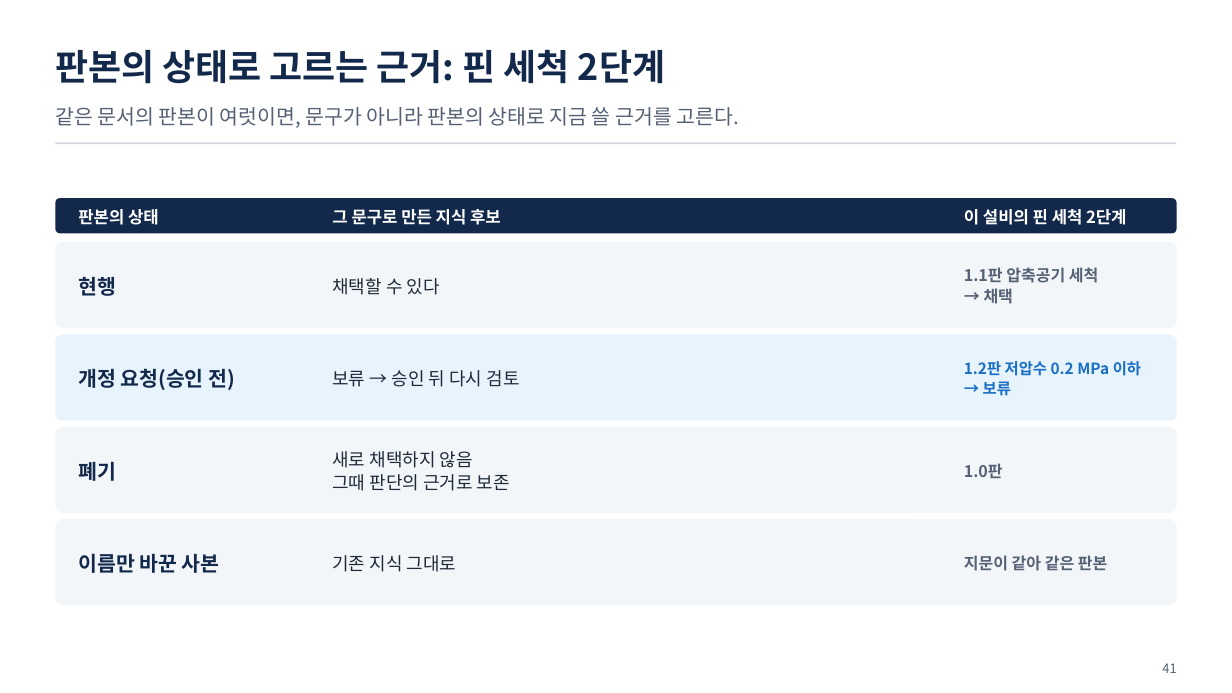
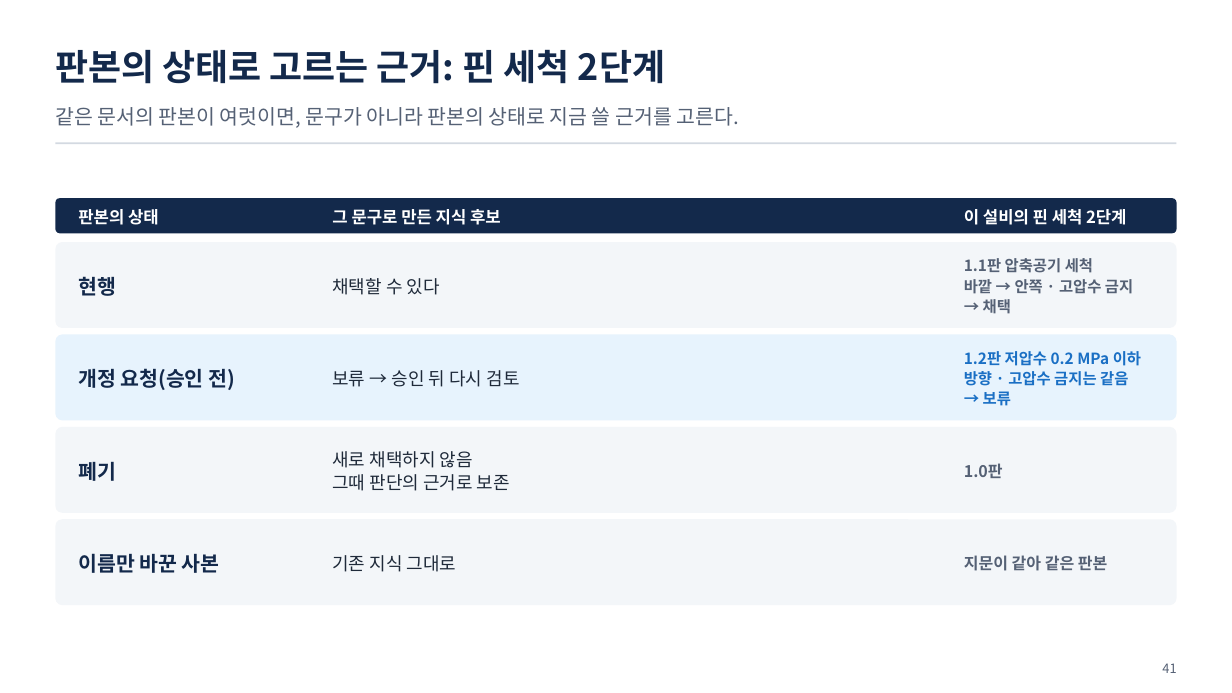
Before and after one commit to uengine-oss/hyd-iot-edu, a slide deck: slide 41 of workspace/강의제작/산출물/실전반/이론/03회차/실전반_03일차.pptx. Drawn at 1232x693 pixels with LibreOffice and Linux fonts; fonts in the diff are those of the drawing. Boxes give left, top, right and bottom in pixels: in the first picture for what was removed or moved away, otherwise in the second. Text is boxed around its words. In the diff, an @@ line names an element or a change of style, - is before the commit and + after.

```diff
--- a/workspace/강의제작/산출물/실전반/이론/03회차/실전반_03일차.pptx
+++ b/workspace/강의제작/산출물/실전반/이론/03회차/실전반_03일차.pptx
@@ text at [964, 258, 1093, 313]: size 12.5 to 12 pt in "1.1판 압축공기 세척", "→ 채택" @@
@@ text at [964, 279, 1133, 294]: paragraph added @@
+바깥 → 안쪽 · 고압수 금지
@@ text at [964, 371, 1128, 386]: paragraph added @@
+방향 · 고압수 금지는 같음
```
Also in this commit, not shown: 3 other slides changed, 39 other files.
